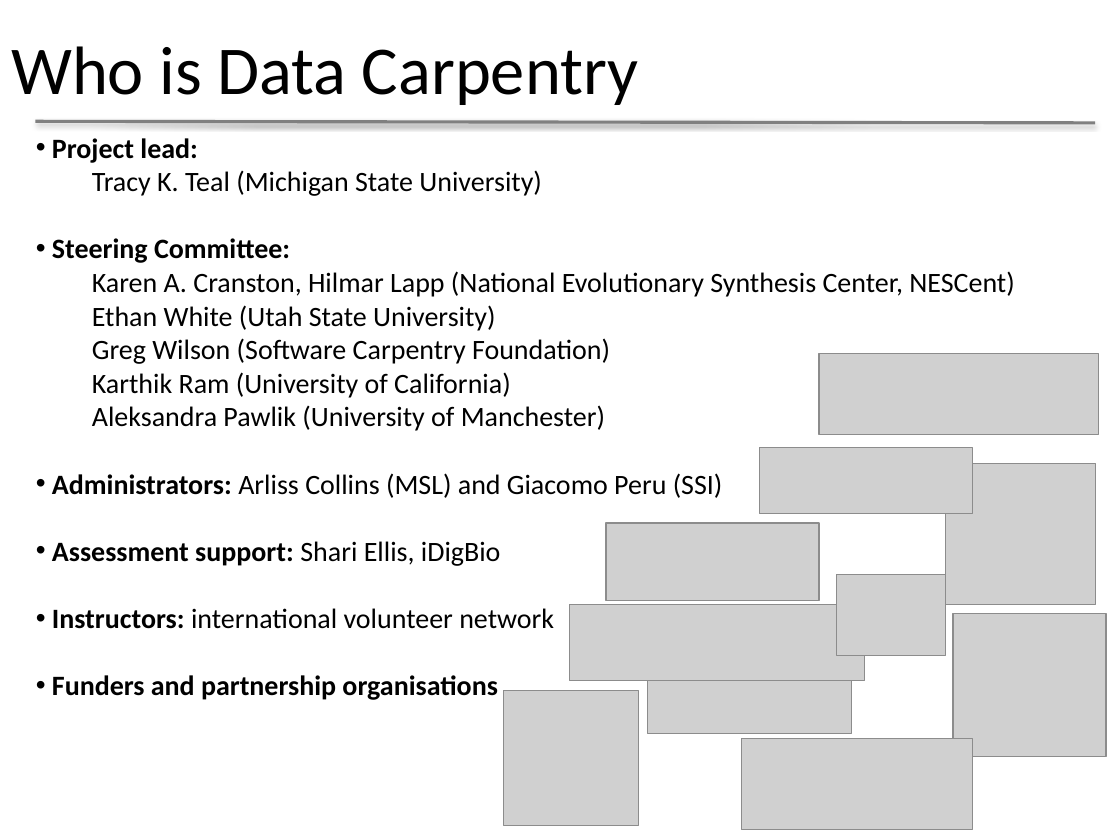
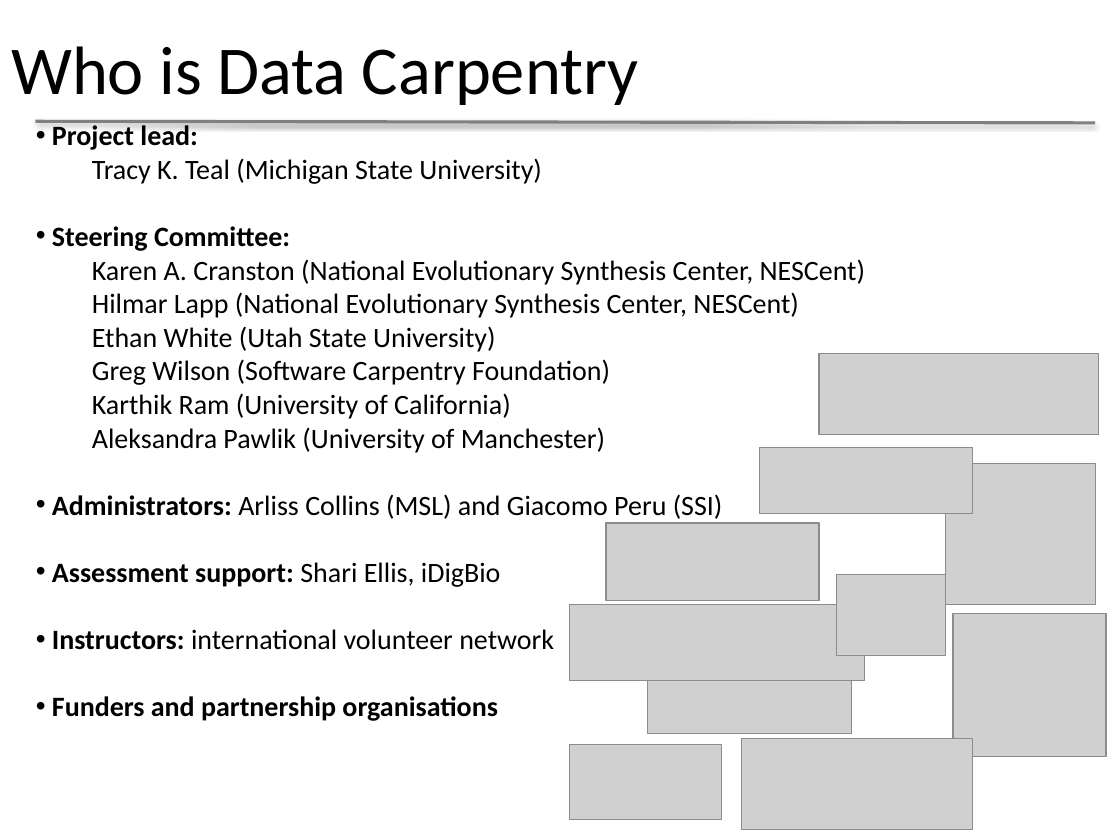
Before and after one commit to datacarpentry/presentations, a slide deck: slide 3 of IDCC2015_Data_Carpentry.pptx. Drawn at 1120x840 pixels with LibreOffice and Linux fonts; fonts in the diff are those of the drawing; grey boxes stand for pictures; background and template pictures are left out. Boxes give left, top, right and bottom in pixels: in the first picture for what was removed or moved away, otherwise in the second. Text is boxed around its words. In the diff, an @@ line names an element or a change of style, - is before the commit and + after.

Commit message:
NumFocus logo in place of NSF

```diff
--- a/IDCC2015_Data_Carpentry.pptx
+++ b/IDCC2015_Data_Carpentry.pptx
@@ text "Project lead:" moved from (x1=52, y1=138, x2=1014, y2=700) to (x1=52, y1=122, x2=865, y2=721) @@
@@ text at (x1=92, y1=259, x2=865, y2=318): text changed @@
-  Karen A. Cranston, Hilmar Lapp (National Evolutionary Synthesis Center, NESCent)
+  Karen A. Cranston (National Evolutionary Synthesis Center, NESCent)
+  Hilmar Lapp (National Evolutionary Synthesis Center, NESCent)
@@ picture removed at (x1=504, y1=691, x2=638, y2=825) @@
@@ picture added at (x1=569, y1=744, x2=721, y2=819) @@
```
